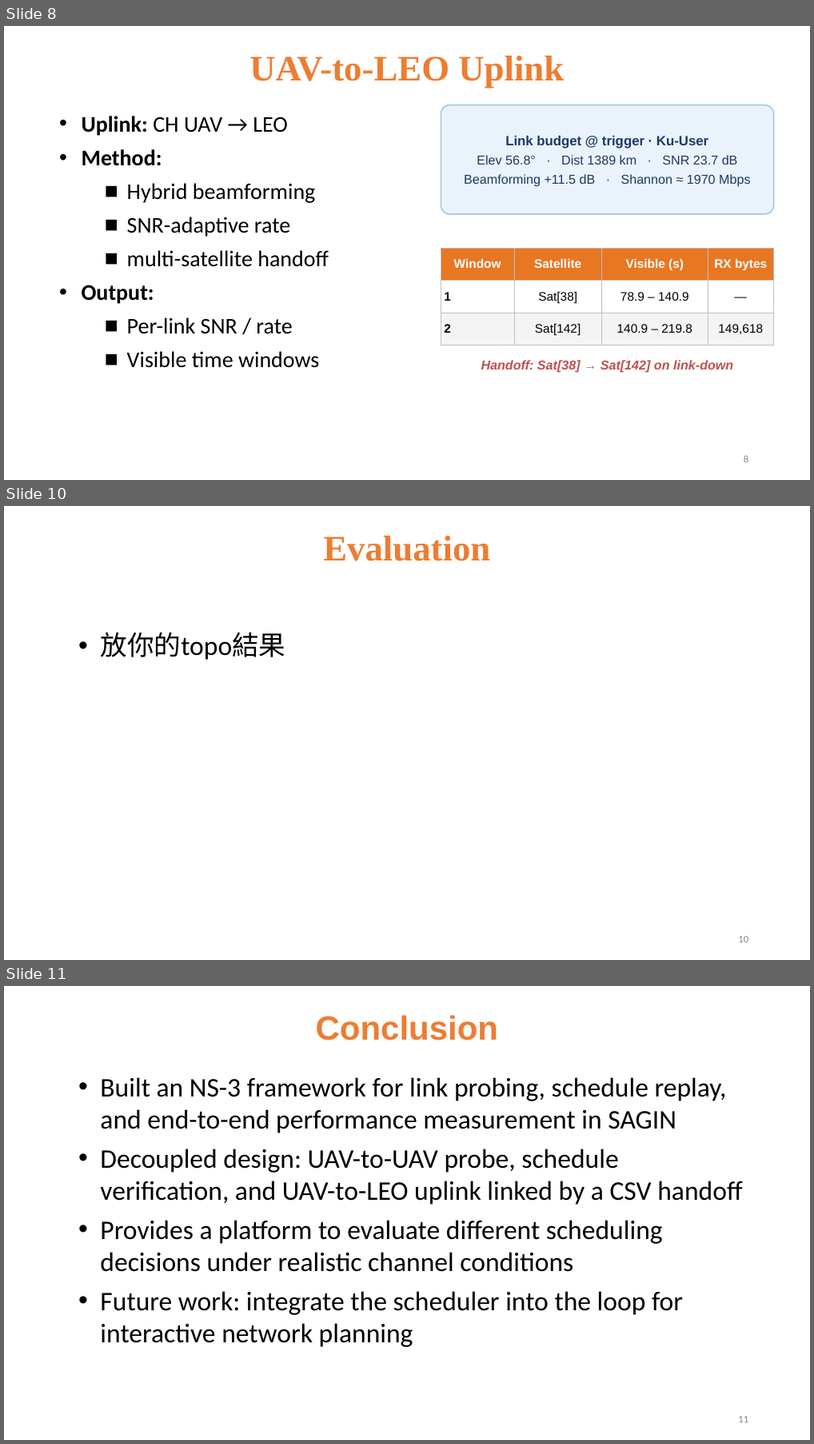
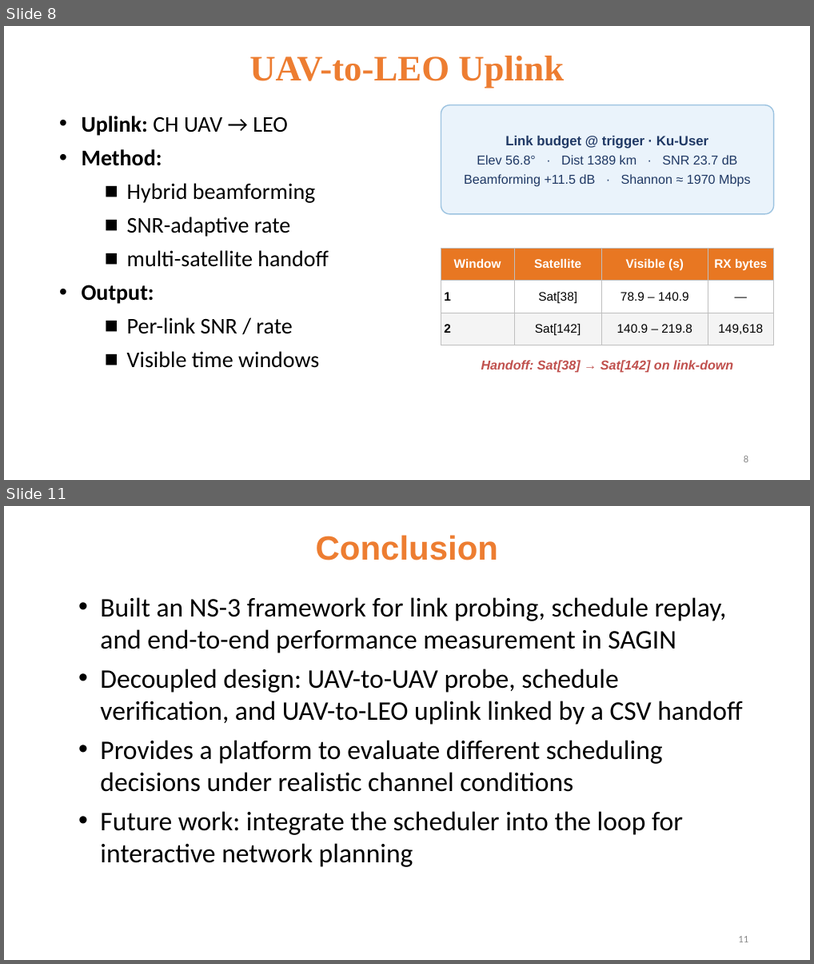
Before and after one commit to 112550039/CS_Project_ns3, a slide deck: docs/專題期末報告.pptx. Shown one above the other, each under a label of ours: slides 8, 10 and 11 before the commit, slides 8 and 11 after it; the slides between them are not shown. The pictures are 814x1444 and 814x964 pixels, drawn with LibreOffice and Linux fonts; fonts in the diff are those of the drawing. Boxes give left, top, right and bottom in pixels: in the first picture for what was removed or moved away, otherwise in the second. Text is boxed around its words. In the diff, an @@ line names an element or a change of style, - is before the commit and + after.

```diff
--- a/docs/專題期末報告.pptx
+++ b/docs/專題期末報告.pptx
@@ slide 10 removed at bbox=[4, 506, 810, 960], background #FFFFFF @@
@@ title removed at bbox=[323, 536, 490, 561] @@
-Evaluation
@@ text removed at bbox=[100, 632, 286, 660] @@
-• 放你的topo結果
@@ page number removed at bbox=[738, 936, 749, 942] @@
-10
```
Also in this commit, not shown: 1 slide changed, 1 slide added.
